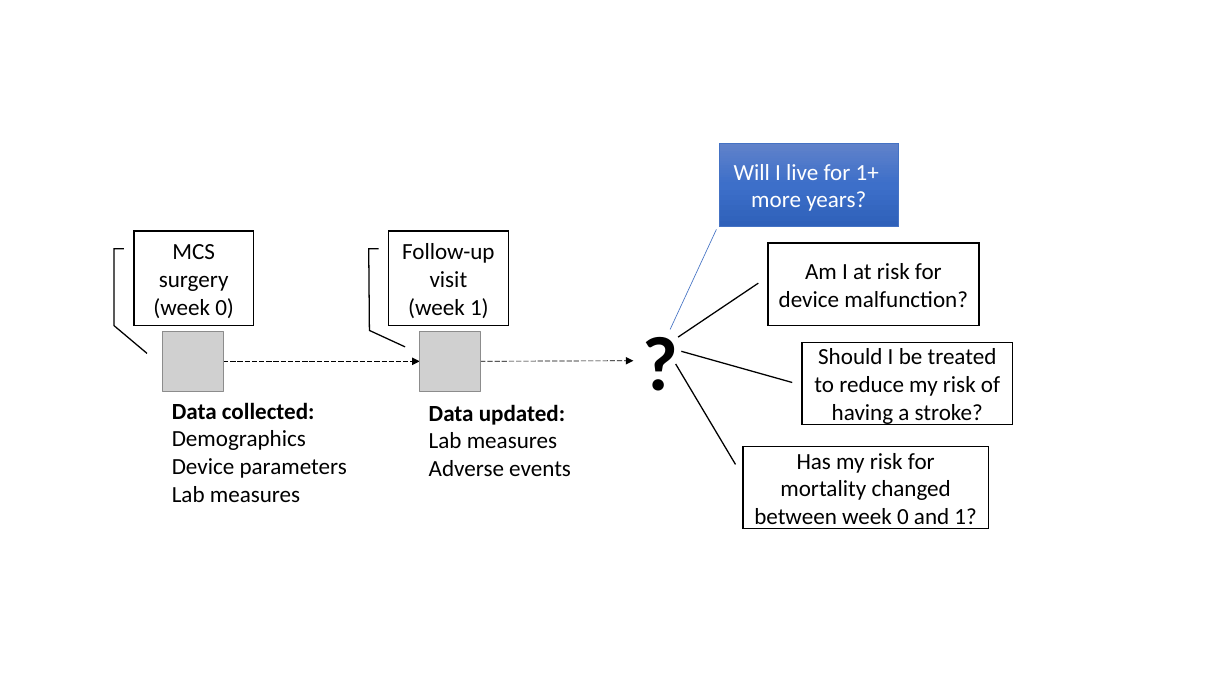
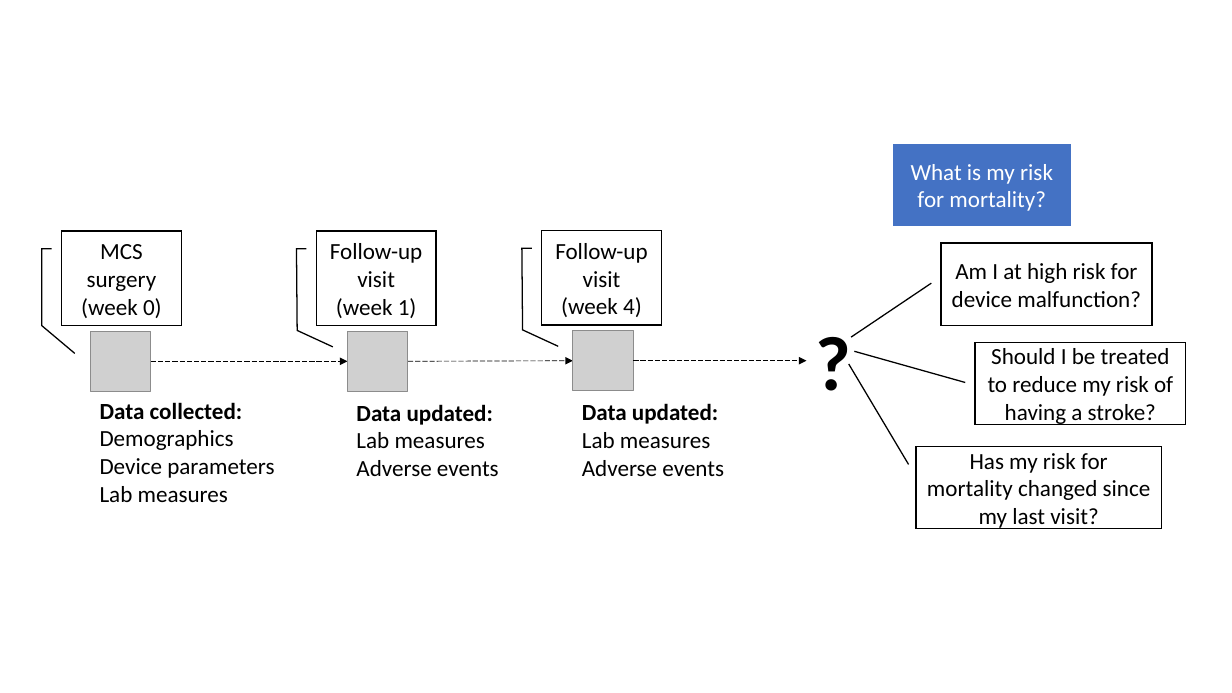
Before and after one commit to bcjaeger/Intro-to-ML, a slide deck: slide 2 of figs/intermacs.pptx. Drawn at 1232x693 pixels with LibreOffice and Linux fonts; fonts in the diff are those of the drawing; grey boxes stand for pictures. Boxes give left, top, right and bottom in pixels: in the first picture for what was removed or moved away, otherwise in the second. Text is boxed around its words. In the diff, an @@ line names an element or a change of style, - is before the commit and + after.

```diff
--- a/figs/intermacs.pptx
+++ b/figs/intermacs.pptx
@@ 4 border callouts, 1 text: place and size @@
-4 border callouts, 1 text at [634, 143, 1013, 529]
+4 border callouts, 1 text at [807, 143, 1186, 529]
@@ border callout "What is my risk for ..." at [893, 143, 1071, 226]: fill gradient #6183CB to #3E70CA to #3062BB to #4472C4; outline #4472C4 0.5 pt to none @@
@@ text in border callout at [911, 164, 1053, 211]: text changed @@
-Will I live for 1+ more years?
+What is my risk for mortality?
@@ border callout "Follow-up visit": place and size @@
-border callout "Follow-up visit" at [389, 231, 508, 325]
+border callout "Follow-up visit" at [316, 231, 435, 325]
@@ border callout added at [542, 230, 661, 324], fill #FFFFFF, outline #000000 1 pt, 18 pt, text #000000 @@
+Follow-up visit
+(week 4)
@@ text in border callout at [952, 263, 1141, 307]: text changed @@
-Am I at risk for device malfunction?
+Am I at high risk for device malfunction?
@@ picture added at [573, 331, 633, 391] @@
@@ 2 pictures, 2 texts, 1 border callout, 1 arrow: place and size @@
-2 pictures, 2 texts, 1 border callout, 1 arrow at [134, 231, 571, 502]
+2 pictures, 2 texts, 1 border callout, 1 arrow at [62, 231, 499, 502]
@@ arrow moved from (481, 361) - (634, 360) to (408, 361) - (573, 360) @@
@@ arrow added from (633, 360) to (807, 360), #000000 0.5 pt dashed @@
@@ text added at [582, 403, 724, 476], 18 pt, text #000000 @@
+Data updated:
+Lab measures
+Adverse events
@@ text in border callout at [927, 453, 1151, 529]: text changed @@
-Has my risk for mortality changed between week 0 and 1?
+Has my risk for mortality changed since my last visit?
```
Also in this commit, not shown: 2 other slides changed, 3 other files.
